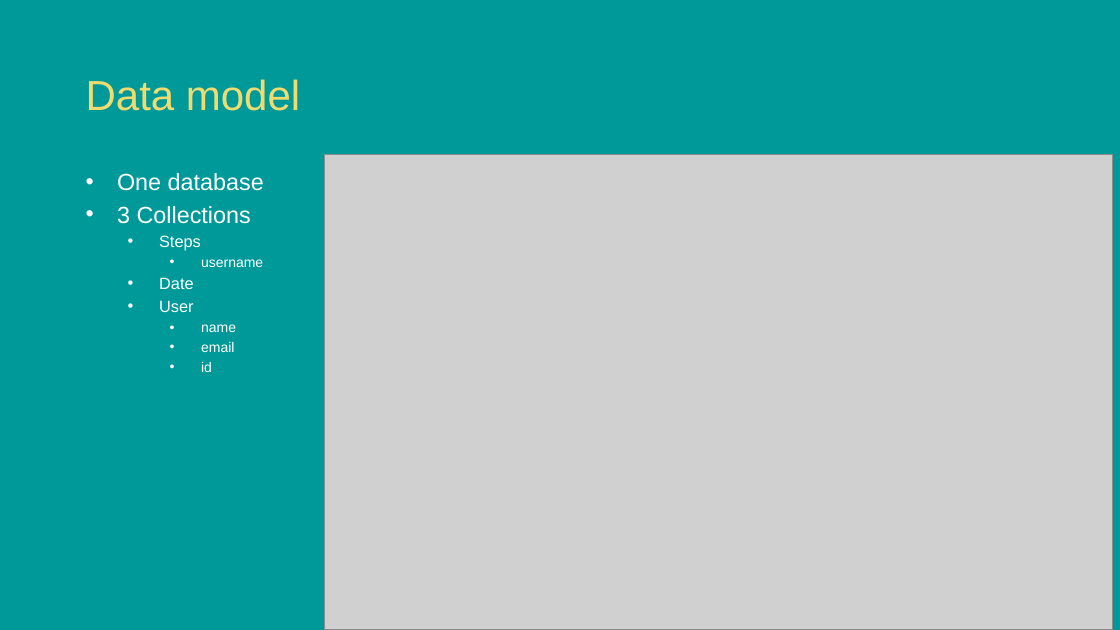
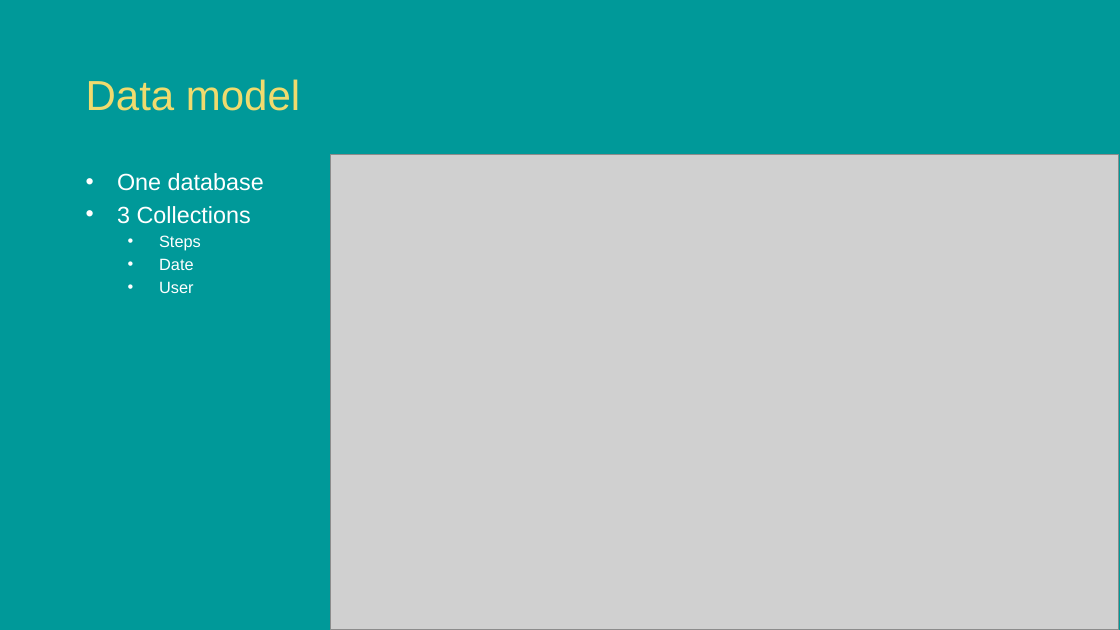
Before and after one commit to caspargross/ActivityAnalyser, a slide deck: slide 8 of TrackFit _Presentation.pptx. Drawn at 1120x630 pixels with LibreOffice and Linux fonts; fonts in the diff are those of the drawing; grey boxes stand for pictures; background and template pictures are left out. Boxes give left, top, right and bottom in pixels: in the first picture for what was removed or moved away, otherwise in the second. Text is boxed around its words. In the diff, an @@ line names an element or a change of style, - is before the commit and + after.

```diff
--- a/TrackFit _Presentation.pptx
+++ b/TrackFit _Presentation.pptx
@@ picture: place and size @@
-picture at bbox=[324, 154, 1112, 628]
+picture at bbox=[331, 155, 1119, 629]
@@ text at bbox=[201, 259, 263, 267]: paragraph removed @@
-    • username
@@ text at bbox=[201, 324, 236, 372]: paragraphs removed @@
-    • name
-    • email
-    • id
```
Also in this commit, not shown: 4 slides added, 28 slides removed, 3 other files.
